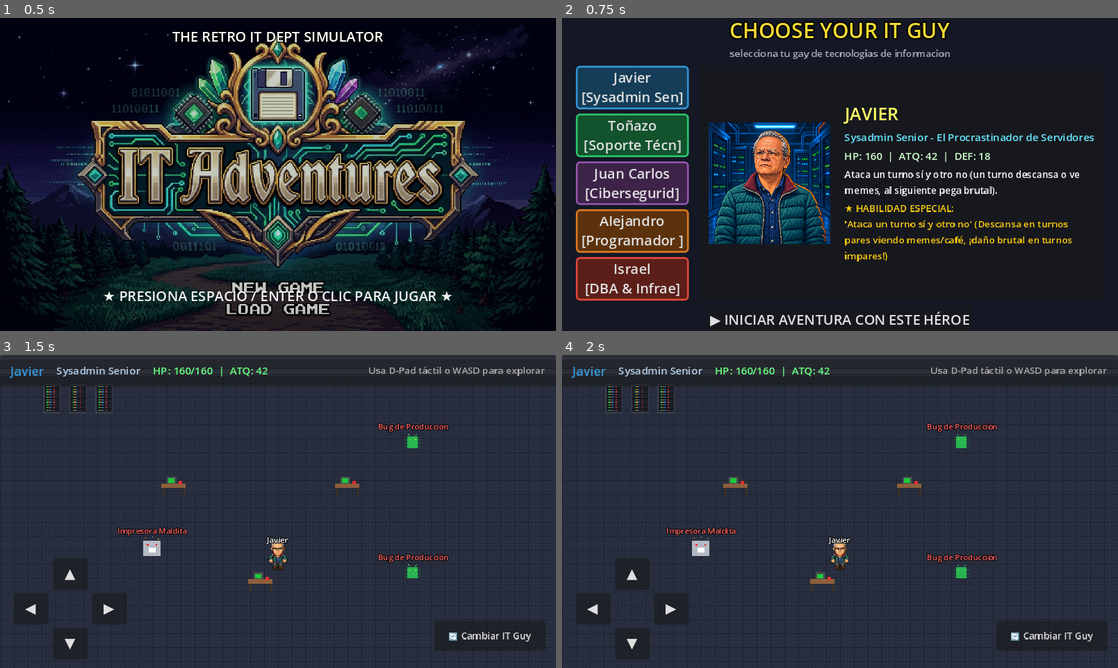
Above: before the commit, frames 1-4 (two rows, left to right).
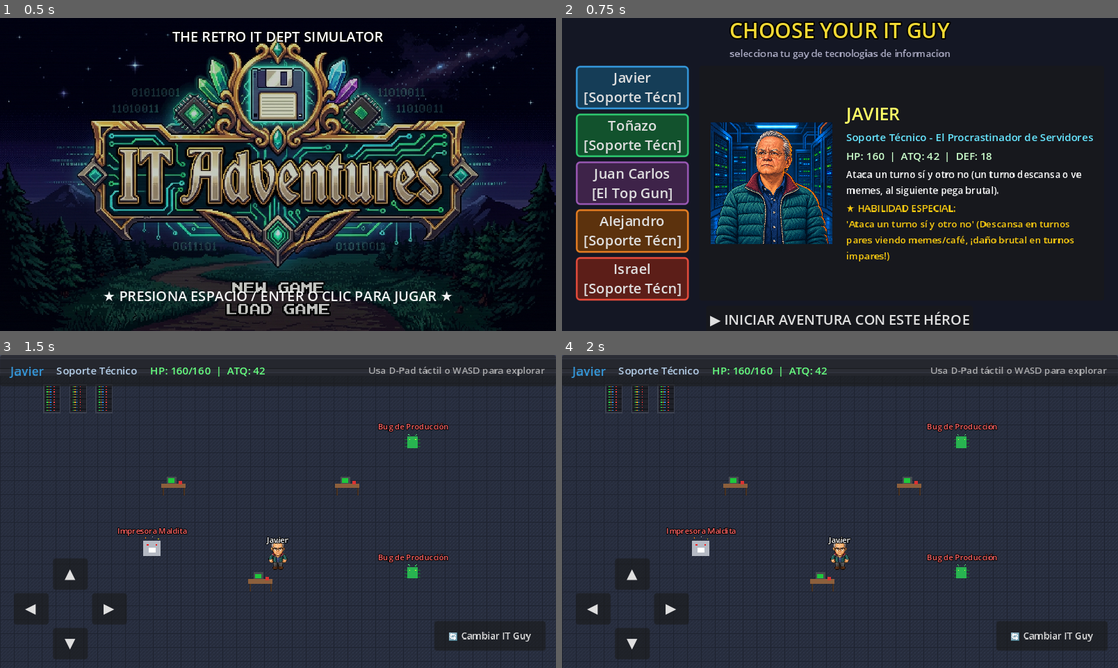
Above: after the commit, the same moments.

Repository: nevalova/it-adventures
Game: Godot game, scene res://scenes/title_screen.tscn
Same seed, same stepped clock (60 frames per second), same inputs: the game is played once before the commit and once after it.
Inputs (mouse positions are in pixels of both pictures, inside the frame that each line leads up to):
- Up to frame 1 (0.5 s): no input
- Up to frame 2 (0.75 s): tap Space at 0.5, 0.6 s; move the mouse to (962, 158) at 0.52 s; hold Right (ui_right) from 0.53 s (still down); click (962, 158) at 0.67 s
- Up to frame 3 (1.5 s): tap Enter (ui_accept) at 0.77 s; release Right (ui_right) at 1.25 s; click "▶ INICIAR AVENTURA CON ESTE H…" at 1.25 s
- Up to frame 4 (2 s): no input

Frame 1 is identical in both runs. In frame 2, 9.6% of the frame differs, in the area x 3-96%, y 23-90%; in frame 3, 0.5%; in frame 4, 0.5%.

Commit message:
Update character descriptions and roles for Juan Carlos and Alejandro

Diff:
--- a/scripts/game_manager.gd
+++ b/scripts/game_manager.gd
@@ -5,7 +5,7 @@
 var characters_data = {
 	"javier": {
 		"name": "Javier",
-		"role": "Sysadmin Senior",
+		"role": "Soporte Técnico",
 		"title": "El Procrastinador de Servidores",
 		"description": "Ataca un turno sí y otro no (un turno descansa o ve memes, al siguiente pega brutal).",
 		"max_hp": 160,
@@ -21,7 +21,7 @@
 	},
 	"tonazo": {
 		"name": "Toñazo",
-		"role": "Soporte Técnico Nivel 1",
+		"role": "Soporte Técnico",
 		"title": "El del Collar USB",
 		"description": "Lleva la memoria USB booteable en el cuello. Parchea cables y revive cualquier PC.",
 		"max_hp": 125,
@@ -37,12 +37,12 @@
 	},
 	"juan_carlos": {
 		"name": "Juan Carlos",
-		"role": "Ciberseguridad & Redes",
-		"title": "El Arquitecto de Redes",
-		"description": "Elegante y metódico. Bloquea malware, configura routers y satura al enemigo con DDoS.",
-		"max_hp": 135,
-		"hp": 135,
-		"atk": 28,
+		"role": "El Top Gun",
+		"title": "Es la mera reata hasta arriba",
+		"description": "Elegante, implacable y con autoridad absoluta. Cuando Juan habla, todos los servidores se alinean.",
+		"max_hp": 140,
+		"hp": 140,
+		"atk": 30,
 		"def": 22,
 		"color": Color("#9b59b6"), # Morado
 		"special_mechanic": "shield_tank",
@@ -53,23 +53,23 @@
 	},
 	"alejandro": {
 		"name": "Alejandro",
-		"role": "Programador Fullstack",
-		"title": "Commit Directo a Main",
-		"description": "Consume litros de café y programa a toda velocidad. Lanza scripts con alto daño crítico.",
-		"max_hp": 115,
-		"hp": 115,
-		"atk": 36,
-		"def": 12,
+		"role": "Soporte Técnico",
+		"title": "Resiliencia Total",
+		"description": "La leyenda dice que estuvo 20 horas esperando por un iPhone que ni era de él. Sobrevive a base de Pepsi y el odio que le tiene al mundo.",
+		"max_hp": 130,
+		"hp": 130,
+		"atk": 38,
+		"def": 18,
 		"color": Color("#e67e22"), # Naranja
 		"special_mechanic": "critical_dev",
-		"special_move_name": "Push a Producción en Viernes",
+		"special_move_name": "Mañana no vengo, voy a Chilpancingo",
 		"avatar_symbol": "[A]",
 		"portrait_path": "res://assets/characters/alejandro_portrait.png",
 		"spritesheet_path": "res://assets/characters/alejandro_spritesheet.png"
 	},
 	"israel": {
 		"name": "Israel",
-		"role": "DBA & Infraestructura",
+		"role": "Soporte Técnico",
 		"title": "El Guardián Veterano",
 		"description": "El sabio de la barba plateada. Maestro del SQL cuyo comando DROP DATABASE causa pánico.",
 		"max_hp": 130,
